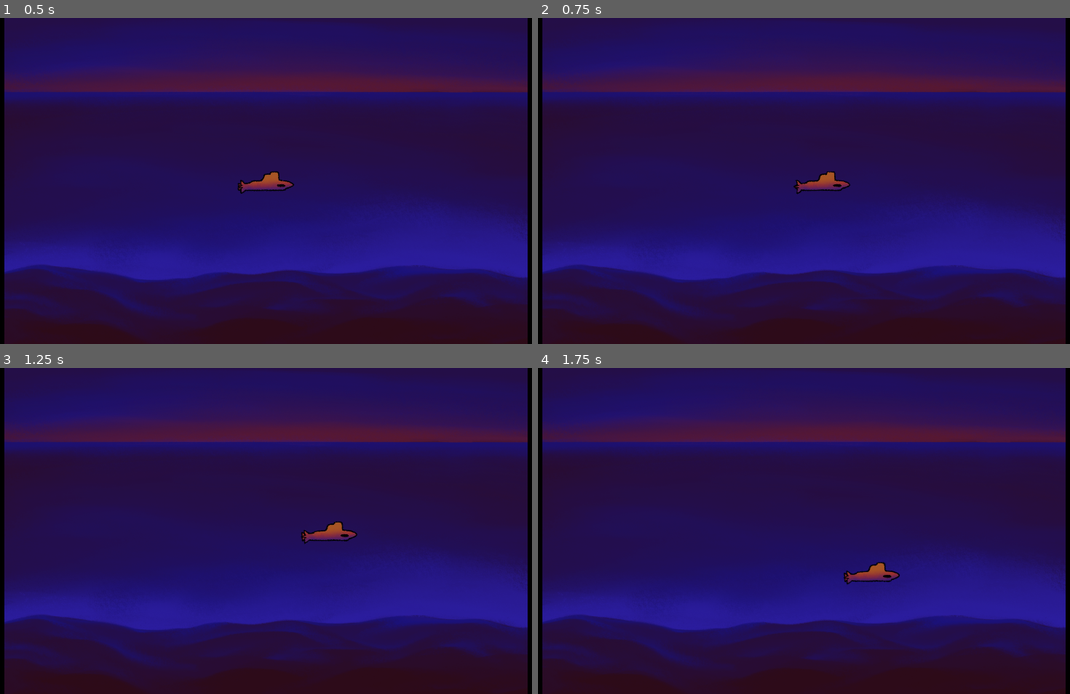
Above: before the commit, frames 1-4 (two rows, left to right).
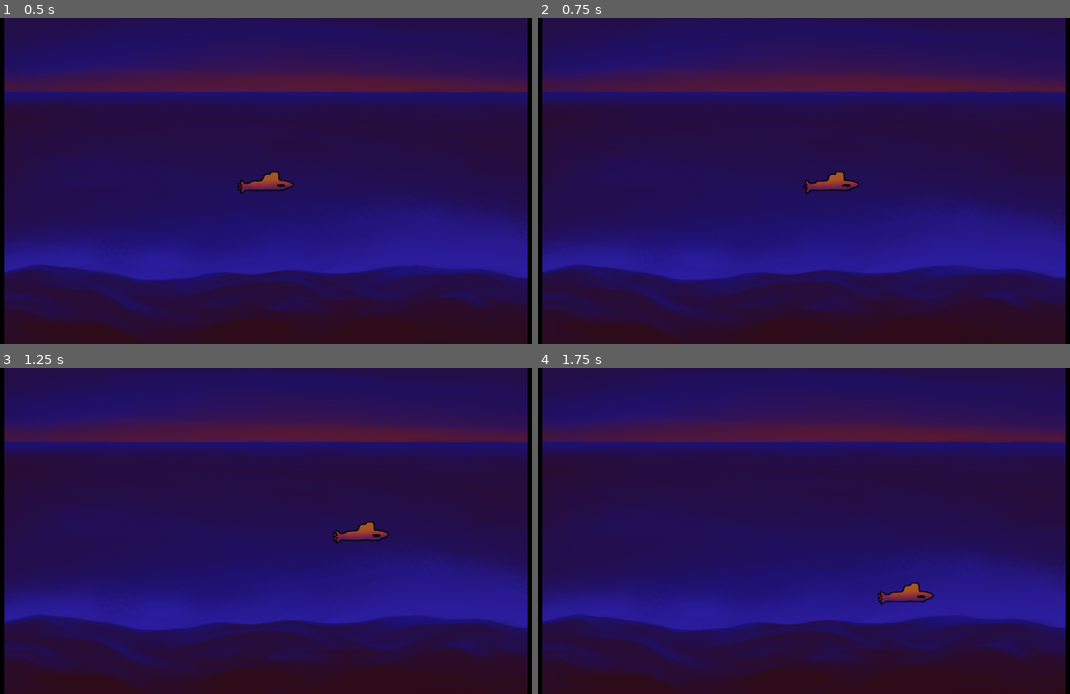
Above: after the commit, the same moments.

Repository: bakdorl/Seaquest
Game: Godot game, scene res://ocean.tscn
The game is run twice, just before and just after one commit, with the same random seed, the same clock (stepped at 60 frames per second) and the same inputs.
Inputs:
- Up to frame 1 (0.5 s): no input
- Up to frame 2 (0.75 s): tap Enter at 0.5 s; hold D (right) from 0.53 s (still down); tap Space (shoot, bound only after the commit) at 0.6 s
- Up to frame 3 (1.25 s): keep holding D (right)
- Up to frame 4 (1.75 s): release D (right) at 1.28 s; hold S (down) from 1.28 s (still down); tap Space (shoot, bound only after the commit) at 1.35 s

Frame 1 is identical in both runs. In frame 2, 0.3% of the frame differs, in the area x 48-61%, y 46-55%; in frame 3, 0.6%; in frame 4, 0.8%, in the area x 57-75%, y 59-73%.
Error after the commit: Cannot call method 'instantiate' on a null value. (res://player/scripts/submarine.gd:47)

Commit message:
projetil

Diff:
--- a/ocean.tscn
+++ b/ocean.tscn
@@ -2,6 +2,7 @@
 
 [ext_resource type="PackedScene" uid="uid://btebci5tthalf" path="res://submarine.tscn" id="1_tiovm"]
 [ext_resource type="Texture2D" uid="uid://mwyyccx6ah88" path="res://background/Ilustração_Sem_Título.png" id="2_j38dg"]
+[ext_resource type="PackedScene" uid="uid://dfhi7x6kg1gry" path="res://projectile_scene.tscn" id="3_nb2vx"]
 
 [node name="Ocean" type="Node2D" unique_id=1879437640]
 
@@ -15,3 +16,5 @@
 [node name="Sprite2D" type="Sprite2D" parent="CanvasLayer" unique_id=657863596]
 position = Vector2(960, 540)
 texture = ExtResource("2_j38dg")
+
+[node name="projectile" parent="." unique_id=314485621 instance=ExtResource("3_nb2vx")]
--- a/player/scripts/submarine.gd
+++ b/player/scripts/submarine.gd
@@ -1,7 +1,7 @@
 extends CharacterBody2D
 
 
-const SPEED = 300.0
+const SPEED = 450.0
 
 func _ready():
 	$AnimatedSprite2D.play("default")
@@ -32,3 +32,18 @@
 
 	position.x = clamp(global_position.x, 250, 1670)
 	position.y = clamp(global_position.y, 255, 800)
+
+
+
+
+
+@export var projectile_scene: PackedScene
+
+func _process(delta):
+	if Input.is_action_just_pressed("shoot"):
+		shoot()
+
+func shoot():
+	var projectile = projectile_scene.instantiate()
+	projectile.position = $Muzzle.global_position
+	get_tree().current_scene.add_child(projectile)
--- a/project.godot
+++ b/project.godot
@@ -74,6 +74,11 @@
 "events": [Object(InputEventKey,"resource_local_to_scene":false,"resource_name":"","device":-1,"window_id":0,"alt_press …(192 unchanged characters)…
 ]
 }
+shoot={
+"deadzone": 0.2,
+"events": [Object(InputEventKey,"resource_local_to_scene":false,"resource_name":"","device":-1,"window_id":0,"alt_pressed":false,"shift_pressed":false,"ctrl_pressed":false,"meta_pressed":false,"pressed":false,"keycode":0,"physical_keycode":32,"key_label":0,"unicode":32,"location":0,"echo":false,"script":null)
+]
+}
 
 [physics]
 
--- /dev/null
+++ b/projectile.gd
@@ -0,0 +1,6 @@
+extends CharacterBody2D
+
+@export var speed = 400
+
+func _process(delta):
+	position.x += speed * delta
--- /dev/null
+++ b/projectile/projectile.gd
@@ -0,0 +1,6 @@
+extends Area2D
+
+@export var speed = 400
+
+func _process(delta):
+	position.x += speed * delta
--- /dev/null
+++ b/projectile_scene.tscn
@@ -0,0 +1,13 @@
+[gd_scene format=3 uid="uid://dfhi7x6kg1gry"]
+
+[ext_resource type="Script" uid="uid://c2g8caax1c80h" path="res://projectile/projectile.gd" id="1_ggcku"]
+
+[sub_resource type="CapsuleShape2D" id="CapsuleShape2D_dkkfy"]
+
+[node name="projectile" type="Area2D" unique_id=314485621]
+script = ExtResource("1_ggcku")
+
+[node name="Sprite2D" type="Sprite2D" parent="." unique_id=212251101]
+
+[node name="CollisionShape2D" type="CollisionShape2D" parent="." unique_id=265021841]
+shape = SubResource("CapsuleShape2D_dkkfy")
--- a/submarine.tscn
+++ b/submarine.tscn
@@ -47,3 +47,6 @@
 sprite_frames = SubResource("SpriteFrames_k4f85")
 frame = 2
 frame_progress = 0.42356876
+
+[node name="Marker2D" type="Marker2D" parent="." unique_id=29690212]
+position = Vector2(61, 19)
Not shown, added: projectile.gd.uid
Renamed: player/sprites/Captura de tela 2026-03-11 144653.png -> projectile/Captura de tela 2026-03-11 144653.png
Not shown, changed: projectile/Captura de tela 2026-03-11 144653.png.import
Not shown, added: projectile/projectile.gd.uid
